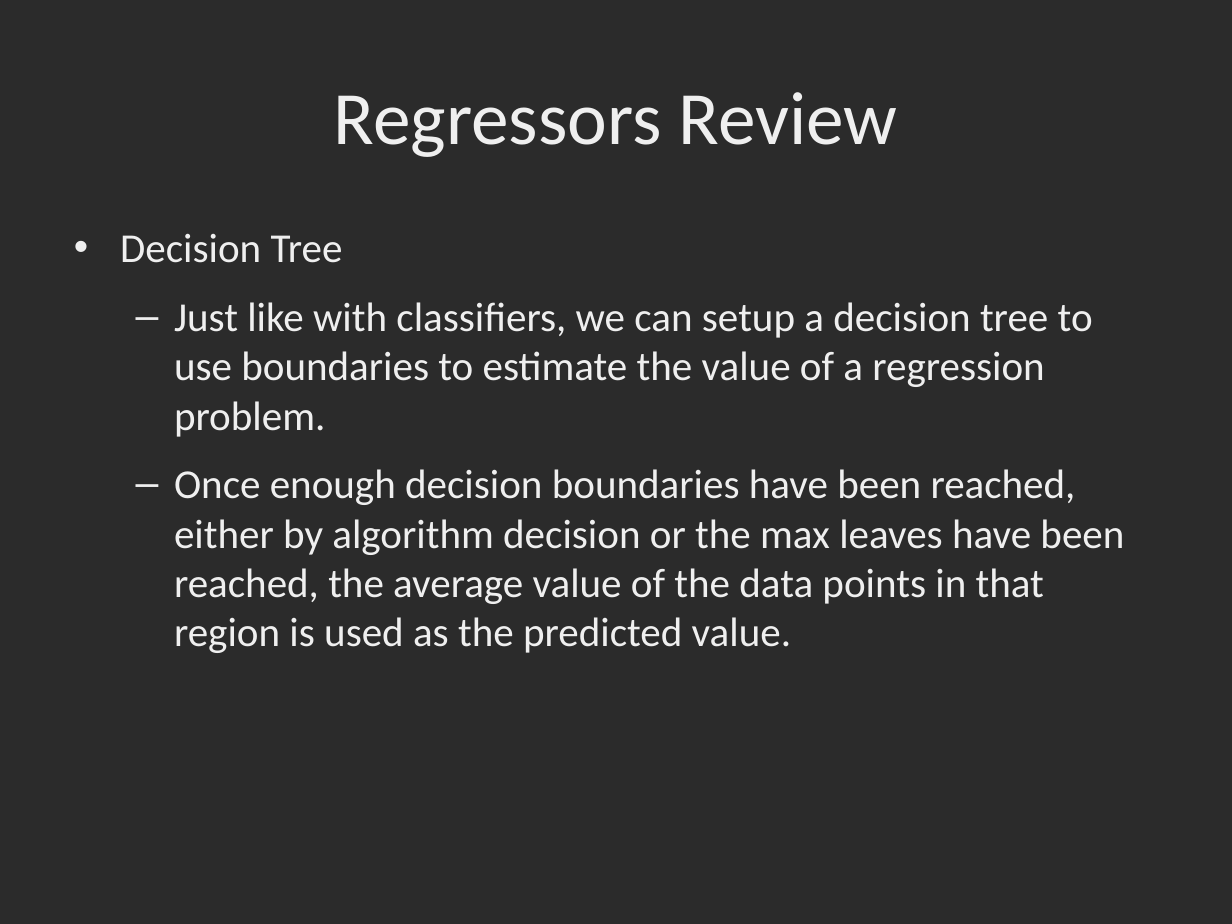
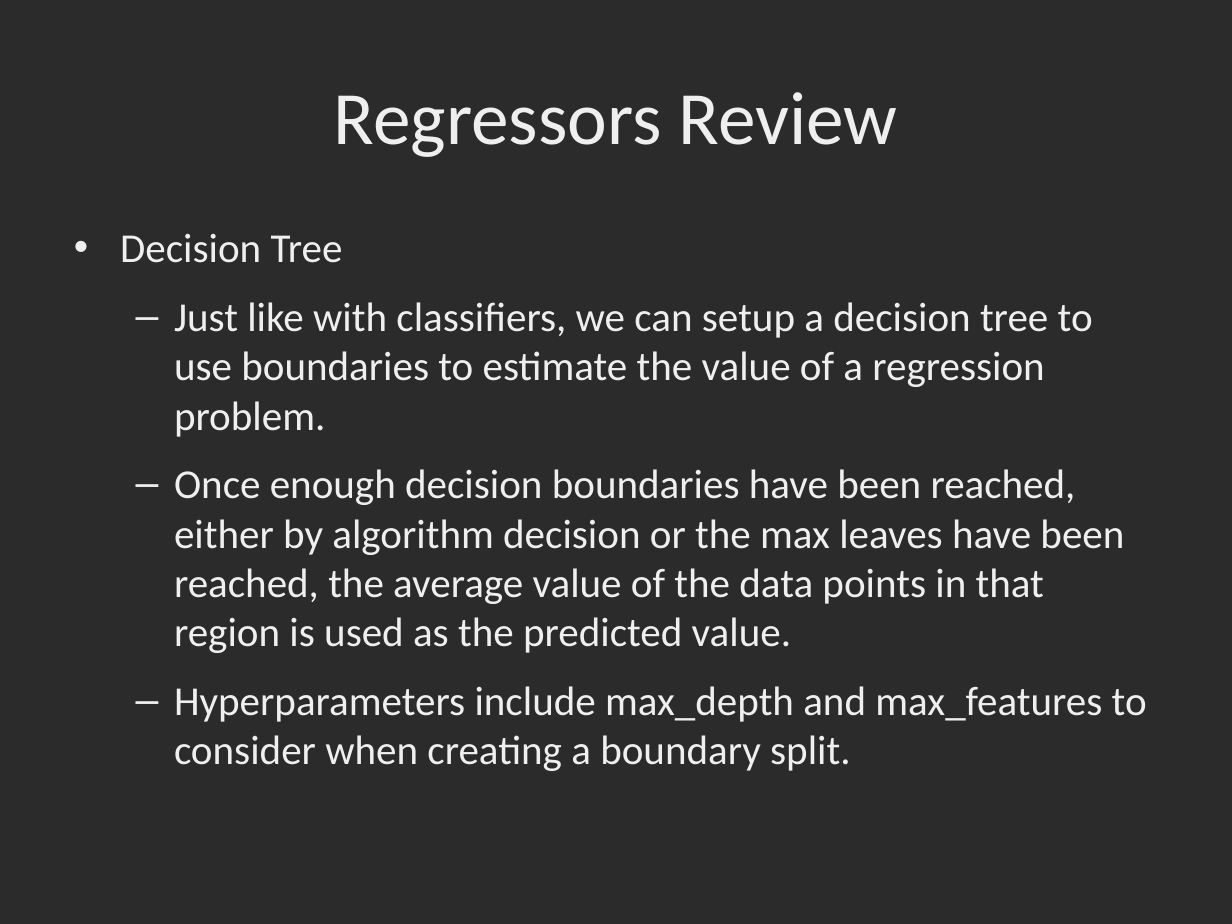
Before and after one commit to dbowmans46/PracticalProgramming, a slide deck: slide 8 of Session 7 - Python/Instructional Material/Machine Learning Slides/Session 7 - Python ML 11: Review and Project for Regressors.odp (slide 7 before the commit). Drawn at 1232x924 pixels with LibreOffice and Linux fonts; fonts in the diff are those of the drawing; background and template pictures are left out; a plain dark background stands for a picture behind light text. Boxes give left, top, right and bottom in pixels: in the first picture for what was removed or moved away, otherwise in the second. Text is boxed around its words. In the diff, an @@ line names an element or a change of style, - is before the commit and + after.

Commit message:
Finished slides and code for regressor review with toy data.

```diff
--- a/Session 7 - Python/Instructional Material/Machine Learning Slides/Session 7 - Python ML 11: Review and Project for Regressors.odp
+++ b/Session 7 - Python/Instructional Material/Machine Learning Slides/Session 7 - Python ML 11: Review and Project for Regressors.odp
@@ text at (x1=174, y1=686, x2=1147, y2=771): paragraph added @@
+  – Hyperparameters include max_depth and max_features to consider when creating a boundary split.
```
Also in this commit, not shown: 7 other slides changed, 9 slides added, 1 slide removed, 1 other file.
